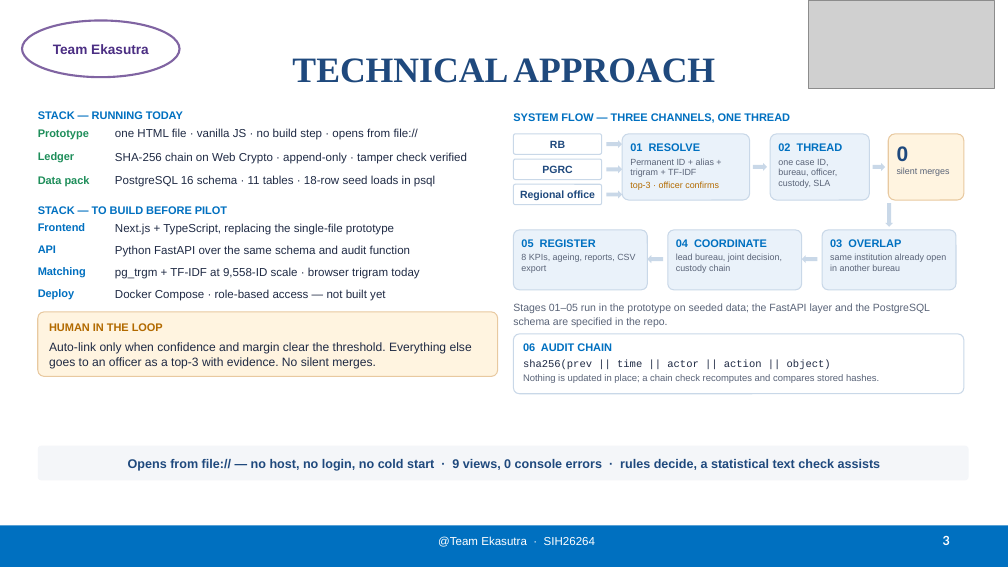
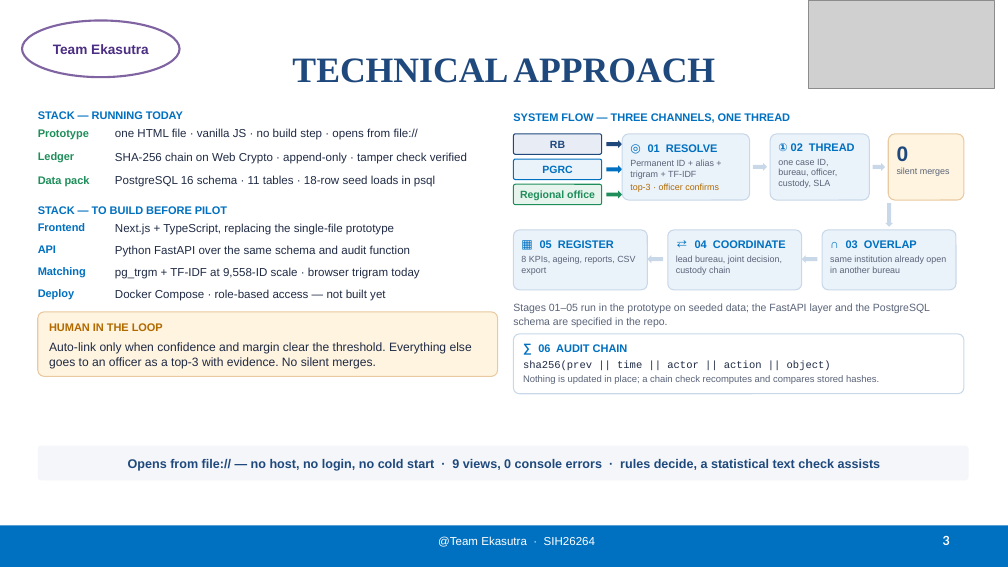
Before and after one commit to jvjerwinece/SIH26264, a slide deck: slide 3 of submission/Ekasutra_SIH2026_SIH26264_Official.pptx. Drawn at 1008x567 pixels with LibreOffice and Linux fonts; fonts in the diff are those of the drawing; grey boxes stand for pictures. Boxes give left, top, right and bottom in pixels: in the first picture for what was removed or moved away, otherwise in the second. Text is boxed around its words. In the diff, an @@ line names an element or a change of style, - is before the commit and + after.

Commit message:
feat: close the visual gap with the winning decks
Page 5 now leads with an eight-row status-quo vs Ekasutra table (red x, green
tick) next to the seed chart, with the modelled officer-days figure flagged as
a model in a footnote. Pages 2, 3 and 5 share one bureau colour system — RB
deep blue, PGRC blue, regional green — and every flow stage on page 3 carries
a glyph. All native shapes and text, no image assets, no new claims; the two
glyphs that failed the first render were swapped and every page re-verified.

```diff
--- a/submission/Ekasutra_SIH2026_SIH26264_Official.pptx
+++ b/submission/Ekasutra_SIH2026_SIH26264_Official.pptx
@@ rounded rectangle "RB" at box(513, 134, 602, 154): fill #FFFFFF to #E8EDF5; outline #C9D8E8 1 pt to #1F497D 1 pt @@
@@ right arrow at box(606, 140, 622, 147): fill #C9D8E8 to #1F497D @@
@@ text in rounded rectangle at box(648, 144, 718, 152): text changed @@
-01 RESOLVE
+◎ 01 RESOLVE
@@ text in rounded rectangle at box(778, 143, 855, 151): text changed @@
-02 THREAD
+① 02 THREAD
@@ rounded rectangle "PGRC" at box(513, 159, 602, 179): text colour #1F497D to #0070C0; fill #FFFFFF to #EAF2FA; outline #C9D8E8 1 pt to #0070C0 1 pt @@
@@ right arrow at box(606, 166, 622, 173): fill #C9D8E8 to #0070C0 @@
@@ rounded rectangle "Regional office" at box(513, 185, 602, 205): text colour #1F497D to #1E8E5A; fill #FFFFFF to #E7F4EE; outline #C9D8E8 1 pt to #1E8E5A 1 pt @@
@@ right arrow at box(606, 191, 622, 198): fill #C9D8E8 to #1E8E5A @@
@@ text in rounded rectangle at box(540, 240, 614, 248): text changed @@
-05 REGISTER
+▦ 05 REGISTER
@@ text in rounded rectangle at box(695, 240, 786, 248): text changed @@
-04 COORDINATE
+⇄ 04 COORDINATE
@@ text in rounded rectangle at box(846, 240, 917, 248): text changed @@
-03 OVERLAP
+∩ 03 OVERLAP
@@ text in rounded rectangle at box(538, 343, 628, 354): text changed @@
-06 AUDIT CHAIN
+∑ 06 AUDIT CHAIN
```
Also in this commit, not shown: 2 other slides changed, 7 other files.
